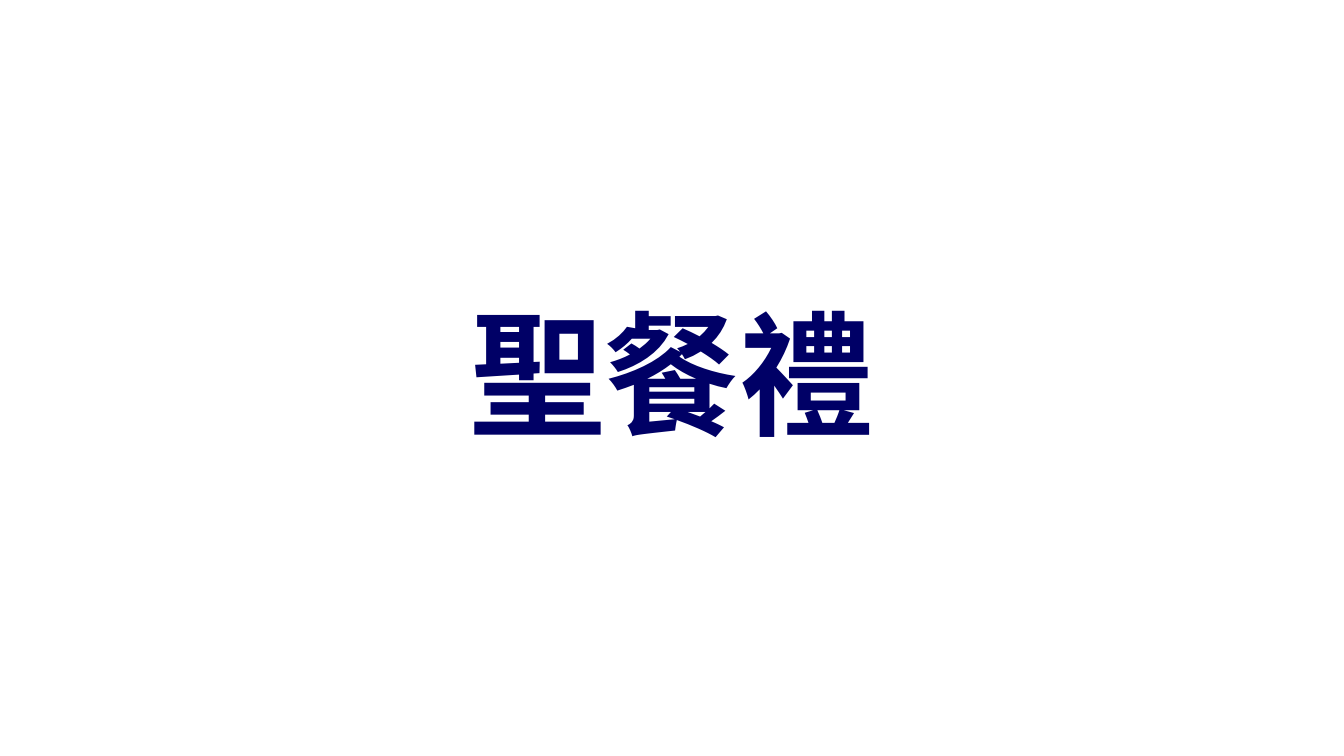
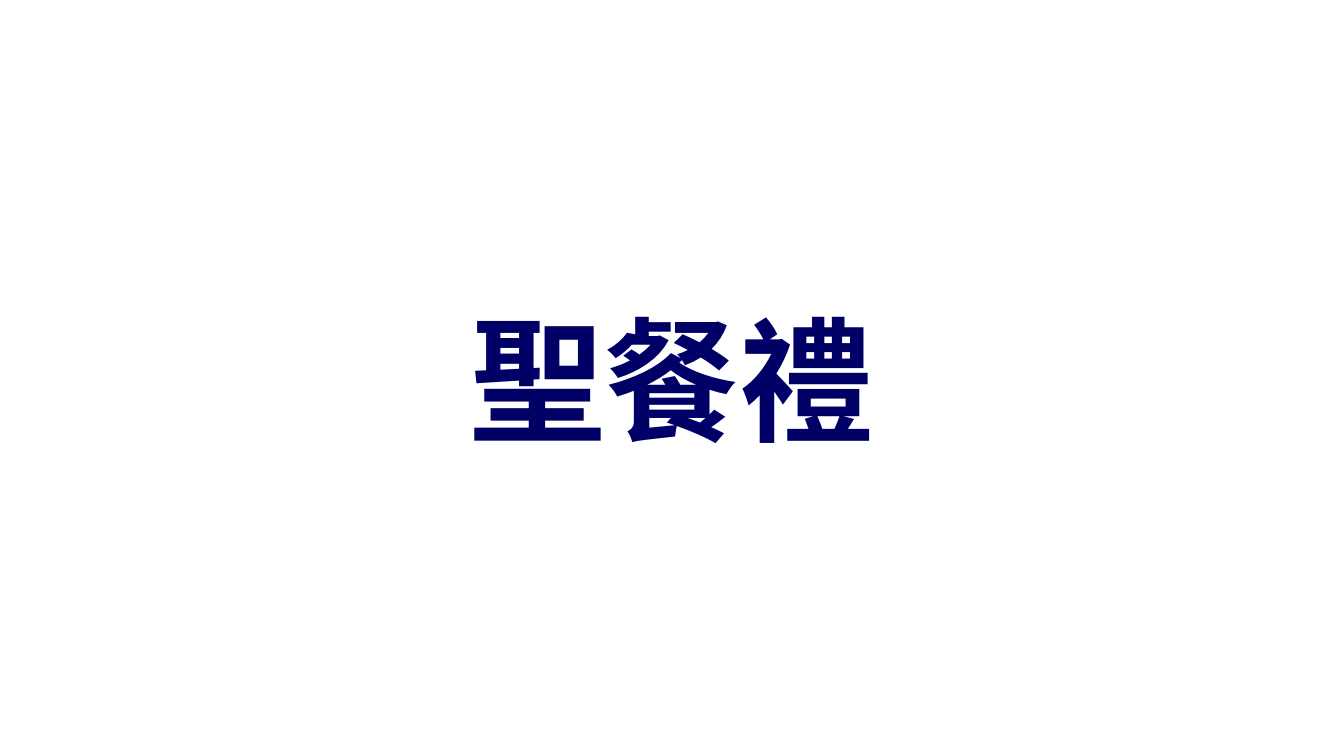
Before and after one commit to batisuoc/other-ppts, a slide deck: slide 21 of 崇拜流程_version02.pptx. Drawn at 1344x756 pixels with LibreOffice and Linux fonts; fonts in the diff are those of the drawing; background and template pictures are left out. Boxes give left, top, right and bottom in pixels: in the first picture for what was removed or moved away, otherwise in the second. Text is boxed around its words. In the diff, an @@ line names an element or a change of style, - is before the commit and + after.

```diff
--- a/崇拜流程_version02.pptx
+++ b/崇拜流程_version02.pptx
@@ title "聖餐禮" moved from (x1=470, y1=310, x2=873, y2=437) to (x1=470, y1=316, x2=873, y2=443) @@
```
Also in this commit, not shown: 8 other slides changed.
